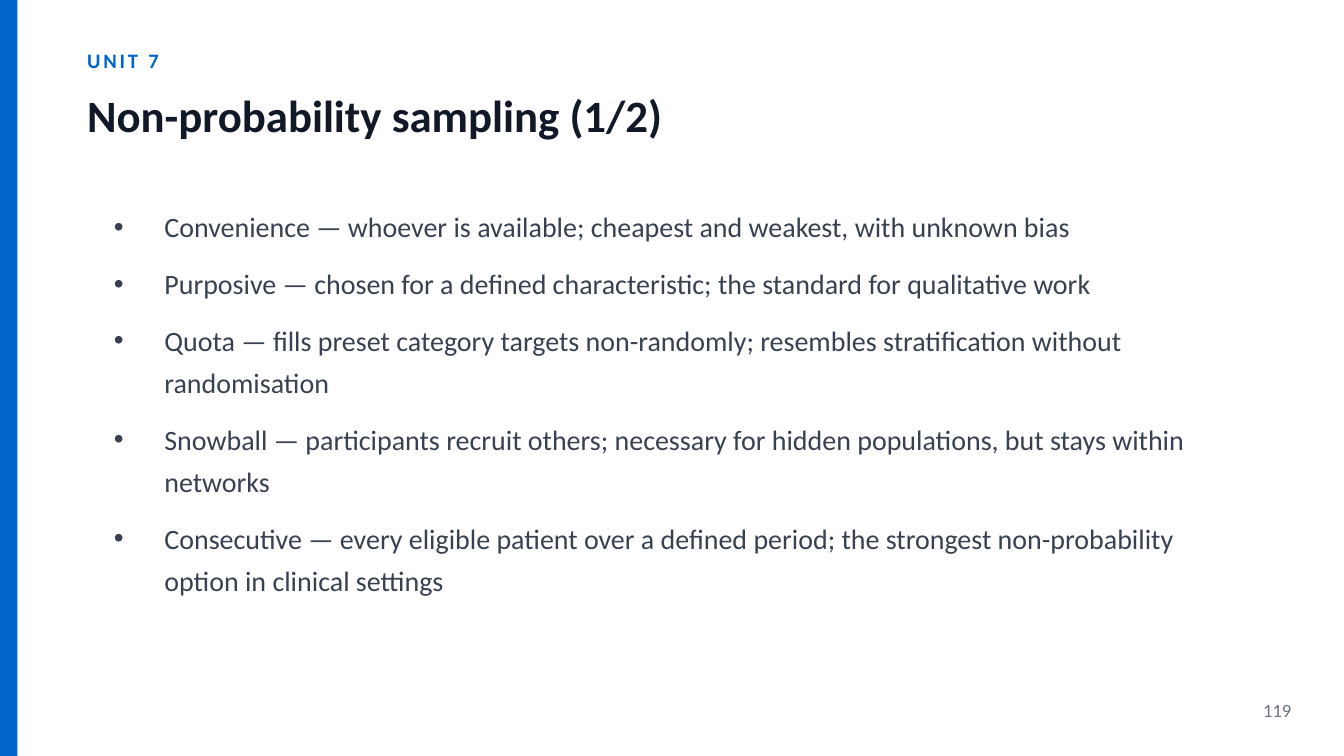
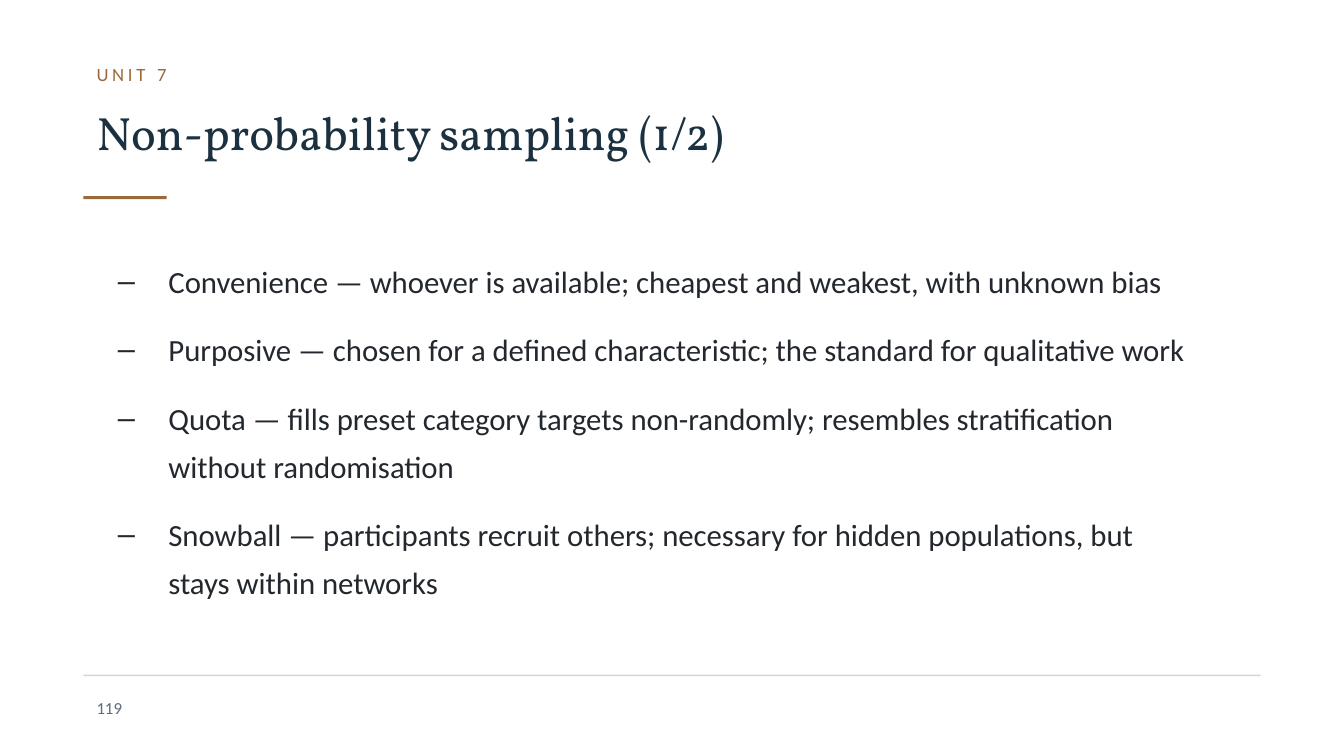
Before and after one commit to JesseAnak7534/ICBB, a slide deck: slide 119 of icbb-website/materials/research-methods/research-methods-slides.pptx. Drawn at 1344x756 pixels with LibreOffice and Linux fonts; fonts in the diff are those of the drawing; background and template pictures are left out. Boxes give left, top, right and bottom in pixels: in the first picture for what was removed or moved away, otherwise in the second. Text is boxed around its words. In the diff, an @@ line names an element or a change of style, - is before the commit and + after.

```diff
--- a/icbb-website/materials/research-methods/research-methods-slides.pptx
+++ b/icbb-website/materials/research-methods/research-methods-slides.pptx
@@ rectangle removed at (0,0,17,756) @@
@@ text "UNIT 7": place and size @@
-text "UNIT 7" at (87,54,158,68)
+text "UNIT 7" at (97,69,166,81)
@@ text "UNIT 7" at (97,69,166,81): size 11 to 10 pt, text colour #0066CC to #9A6A3C, letter spacing 1.5 to 2 pt, bold off @@
@@ text "Non-probability sampling (1/2)": place and size @@
-text "Non-probability sampling (1/2)" at (87,99,662,140)
+text "Non-probability sampling (1/2)" at (97,115,724,163)
@@ text "Non-probability sampling (1/2)" at (97,115,724,163): size 24 to 25 pt, font Calibri to Vollkorn, text colour #111827 to #1C3140, bold off @@
@@ rectangle added at (83,196,167,199), fill #9A6A3C @@
@@ text "Convenience — whoever is available; ...": place and size @@
-text "Convenience — whoever is available; ..." at (164,217,1184,596)
+text "Convenience — whoever is available; ..." at (168,271,1185,599)
@@ text "Convenience — whoever is available; ..." at (168,271,1185,599): size 15 to 16.5 pt, text colour #374151 to #23282E; bullet • to –; line spacing 1.25 to 1.3; more space between paragraphs @@
@@ text at (164,529,1174,596): paragraph removed @@
-• Consecutive — every eligible patient over a defined period; the strongest non-probability option in clinical settings
@@ rectangle added at (83,675,1261,676), fill #D8D3CB @@
@@ page number: place and size @@
-page number at (1263,705,1291,717)
+page number at (97,703,123,714)
@@ page number at (97,703,123,714): size 10 to 9 pt, text colour #6B7280 to #5F6B76 @@
```
Also in this commit, not shown: 185 other slides changed, 49 other files.
